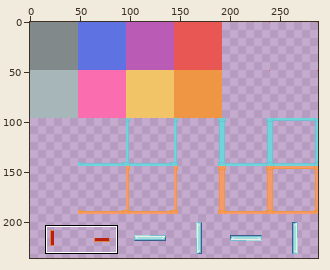
Pixel-art file: Assets/Sprites/ase/backgroundTileset.aseprite. Above: a wide view before the commit, with the close-up outlined.
Close-up. As it was:
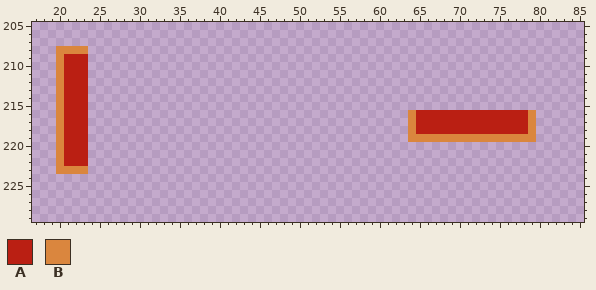
288x240 pixels, 1 frame. Shown: x 17..85, y 205..229. The wide view leaves out empty margins.
Visible layers, top first: "floors/shared", "floors/uncompleted", "floors/completed", "uncompleted-walls/uncompleted-room", "completed-walls/completed-room", "doors/doors", "windows/windows".
Palette (. is transparent): A #ba1f13  B #da863e
Pixels before, first column x 20:
208 BBBB........................................................
209 BAAA........................................................
210 BAAA........................................................
211 BAAA........................................................
212 BAAA........................................................
213 BAAA........................................................
214 BAAA........................................................
215 BAAA........................................................
216 BAAA........................................BAAAAAAAAAAAAAAB
217 BAAA........................................BAAAAAAAAAAAAAAB
218 BAAA........................................BAAAAAAAAAAAAAAB
219 BAAA........................................BBBBBBBBBBBBBBBB
220 BAAA........................................................
221 BAAA........................................................
222 BAAA........................................................
223 BBBB........................................................
Once edited:
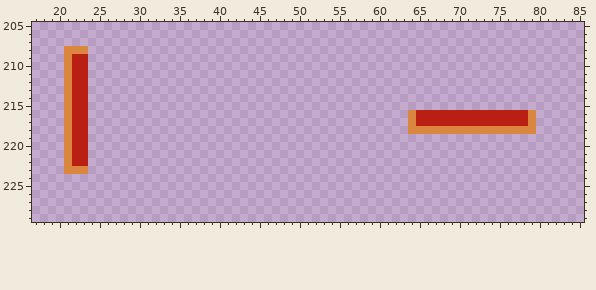
Diff:
Changed rows in their new state; - is an unchanged pixel.
Layer "doors/doors":
first column x 20:
208 .-----------------------------------------------------------
209 .B----------------------------------------------------------
210 .B----------------------------------------------------------
211 .B----------------------------------------------------------
212 .B----------------------------------------------------------
213 .B----------------------------------------------------------
214 .B----------------------------------------------------------
215 .B----------------------------------------------------------
216 .B----------------------------------------------------------
217 .B----------------------------------------------------------
218 .B-------------------------------------------BBBBBBBBBBBBBB-
219 .B------------------------------------------................
220 .B----------------------------------------------------------
221 .B----------------------------------------------------------
222 .B----------------------------------------------------------
223 .-----------------------------------------------------------
Where, in picture pixels (left, top, right, bottom), the same in both close-ups:
changed: (56, 46, 72, 174)
changed: (408, 126, 536, 142)
